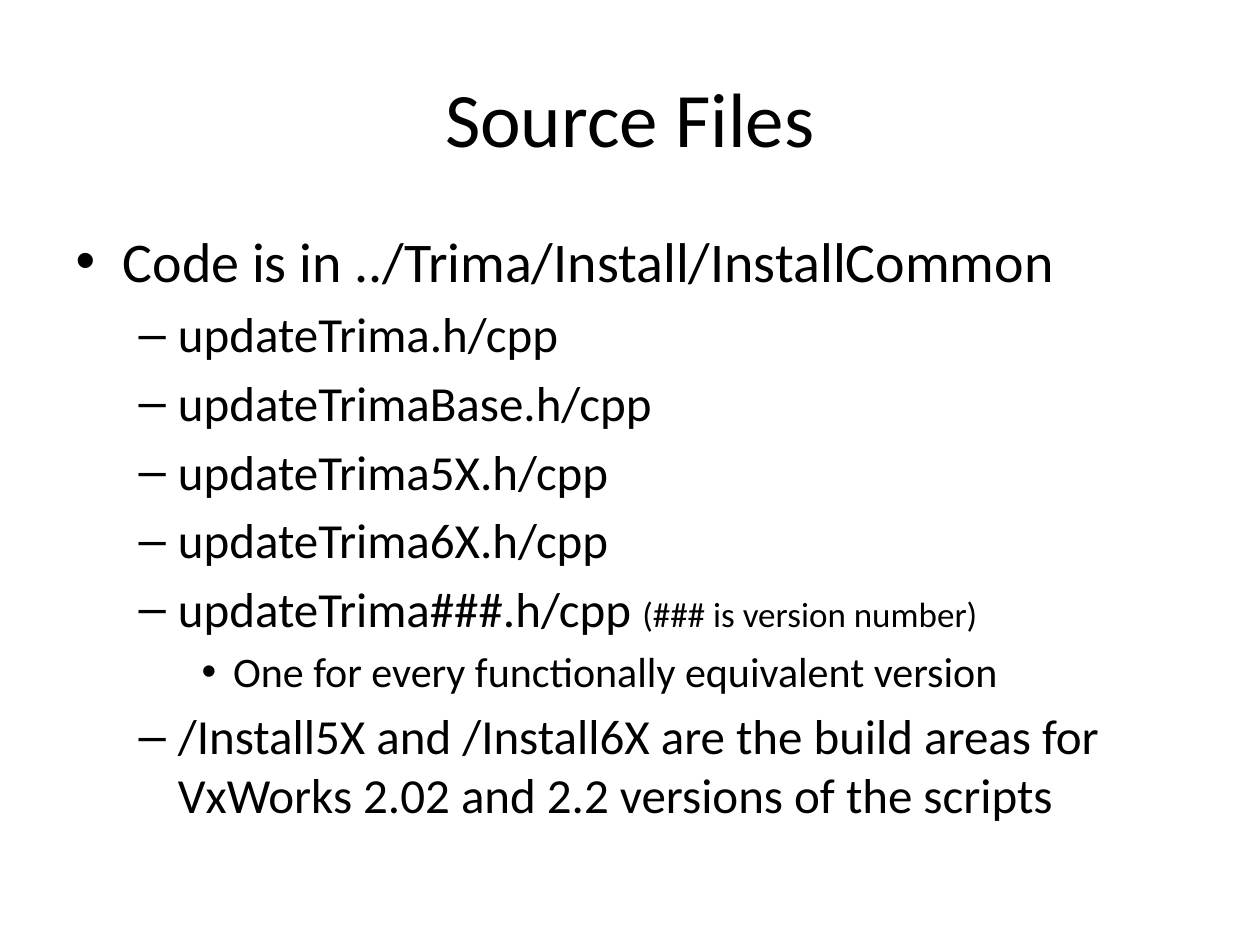
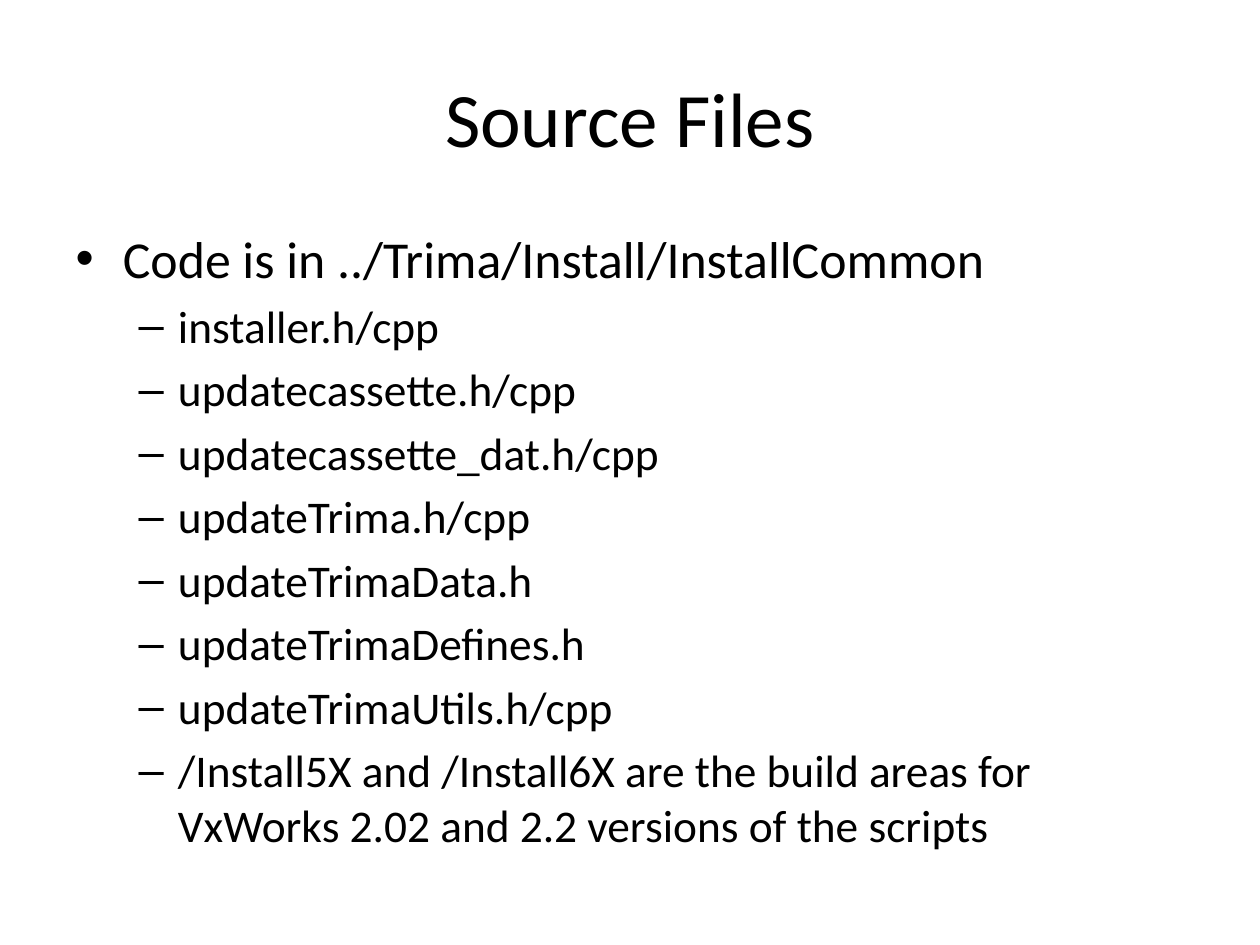
Before and after one commit to ebadusb/Install, a slide deck: slide 2 of Trima Install Scripts.pptx. Drawn at 1260x945 pixels with LibreOffice and Linux fonts; fonts in the diff are those of the drawing. Boxes give left, top, right and bottom in pixels: in the first picture for what was removed or moved away, otherwise in the second. Text is boxed around its words. In the diff, an @@ line names an element or a change of style, - is before the commit and + after.

Commit message:
Updated for new Install architecture.
[git-p4: depot-paths = "//depot/main/embedded/Trima/Install/": change = 56884]

```diff
--- a/Trima Install Scripts.pptx
+++ b/Trima Install Scripts.pptx
@@ background #D2D2D2 to #FFFFFF @@
@@ text at (x1=123, y1=242, x2=1031, y2=850): size 32 to 29.6 pt in "Code is in ../Trima/Install/InstallCommon"; size 28 to 25.9 pt in "updateTrima.h/cpp", "/Install5X and /Install6X are the build areas ..." @@
@@ text at (x1=178, y1=311, x2=659, y2=478): paragraphs added @@
+  – installer.h/cpp
+  – updatecassette.h/cpp
+  – updatecassette_dat.h/cpp
@@ text at (x1=178, y1=565, x2=613, y2=732): text changed; size 28 to 25.9 pt @@
-  – updateTrimaBase.h/cpp
-  – updateTrima5X.h/cpp
-  – updateTrima6X.h/cpp
-  – updateTrima###.h/cpp (### is version number)
-    • One for every functionally equivalent version
+  – updateTrimaData.h
+  – updateTrimaDefines.h
+  – updateTrimaUtils.h/cpp
```
Also in this commit, not shown: 8 other slides changed, 3 slides removed.
